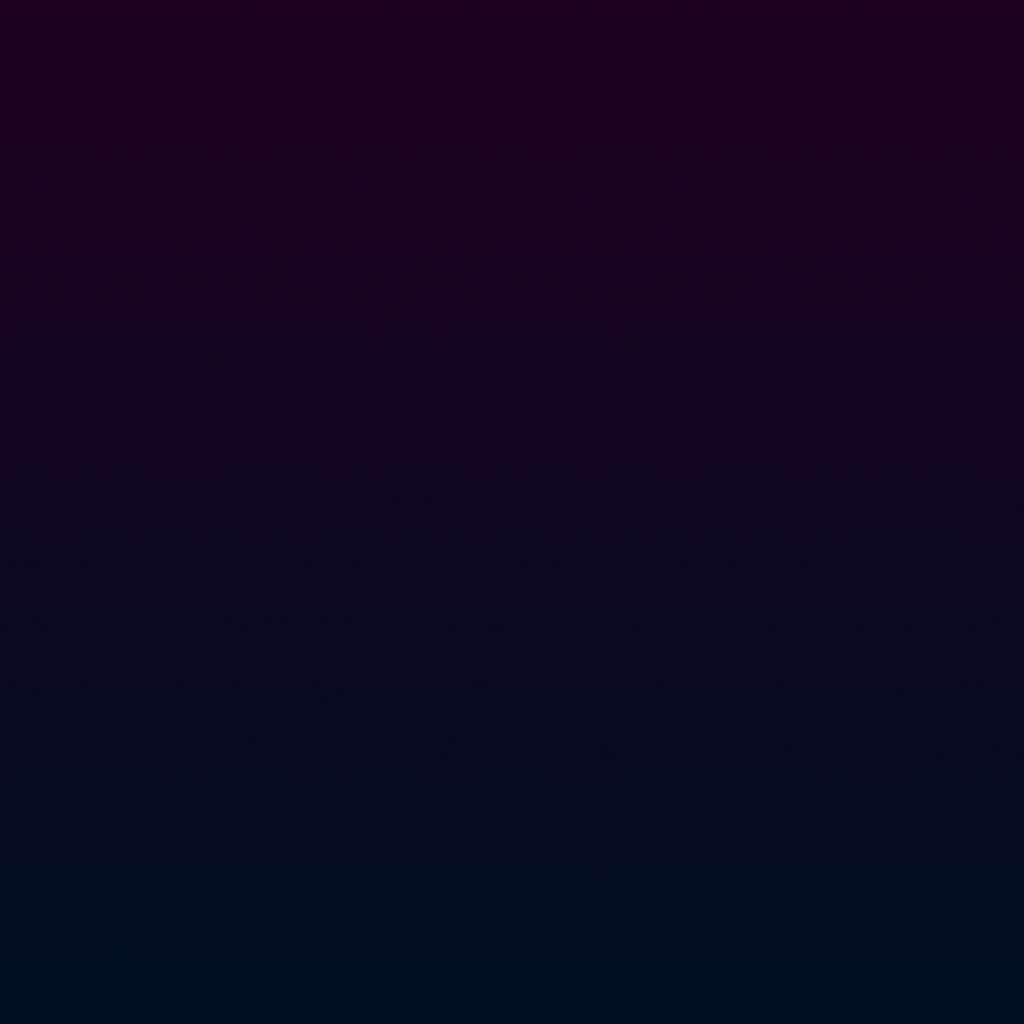
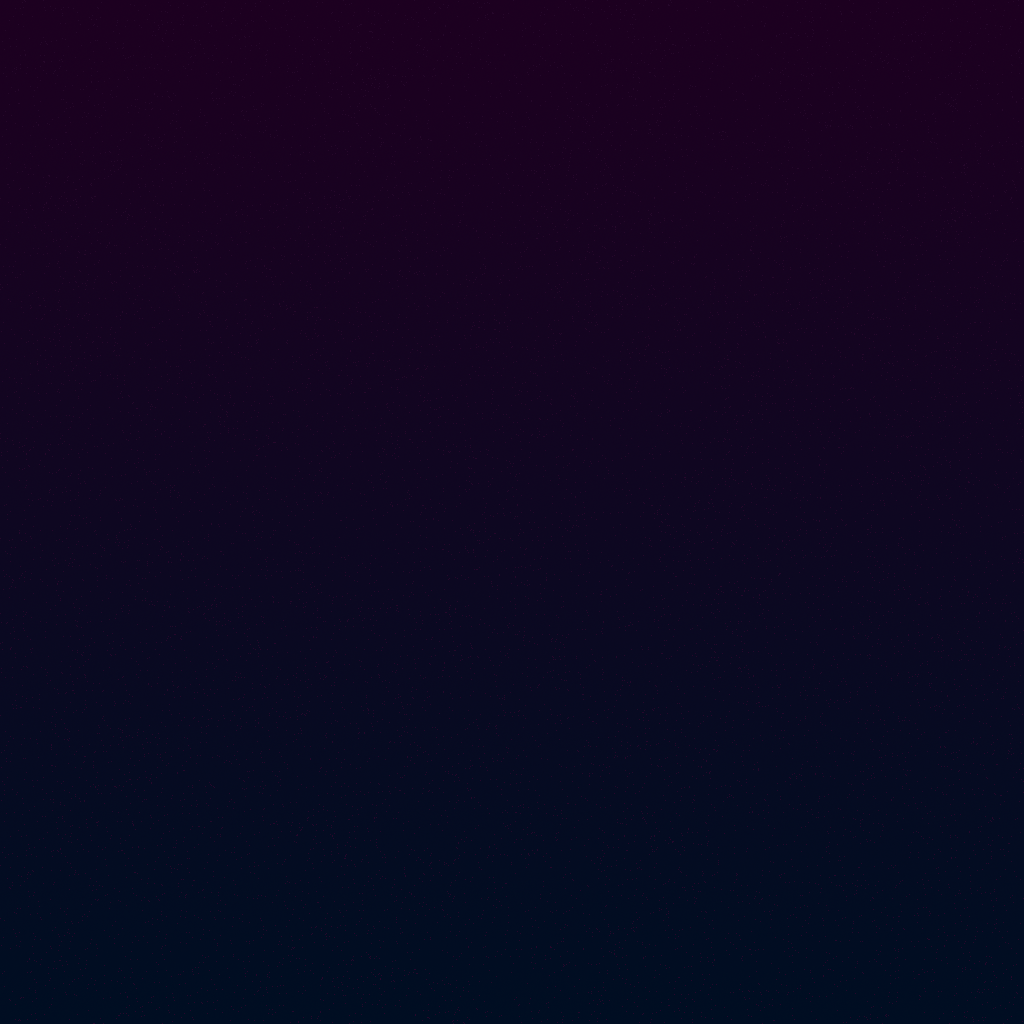
Revision of a layered (1024, 1024) image; what changed, layer by layer:
"Layer 1": opacity 100% → 99%, blend normal → dissolve, painted on it over (0, 0, 1024, 1024)
added layer "Layer 2" over (0, 0, 1024, 1024)
